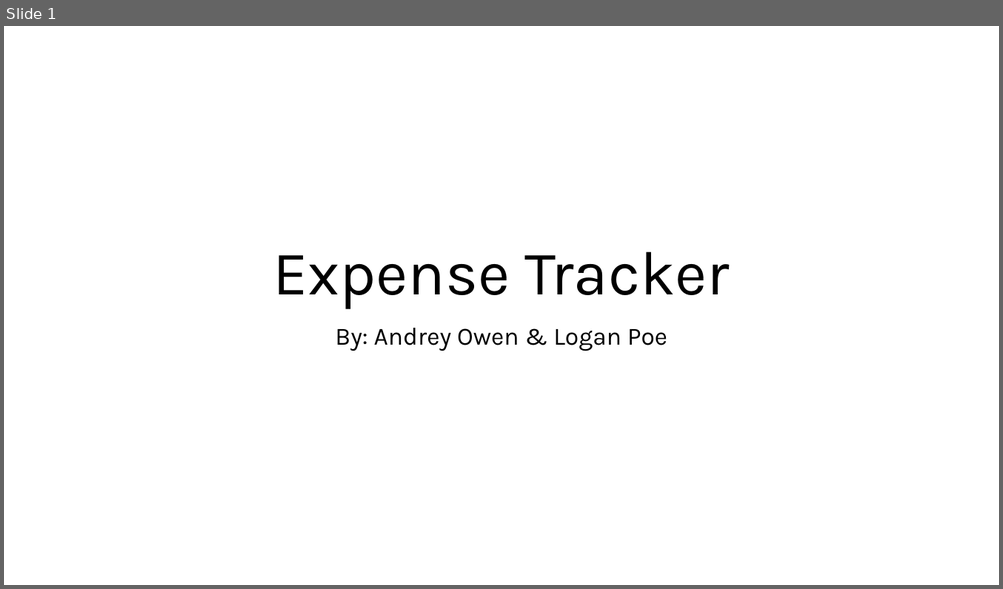
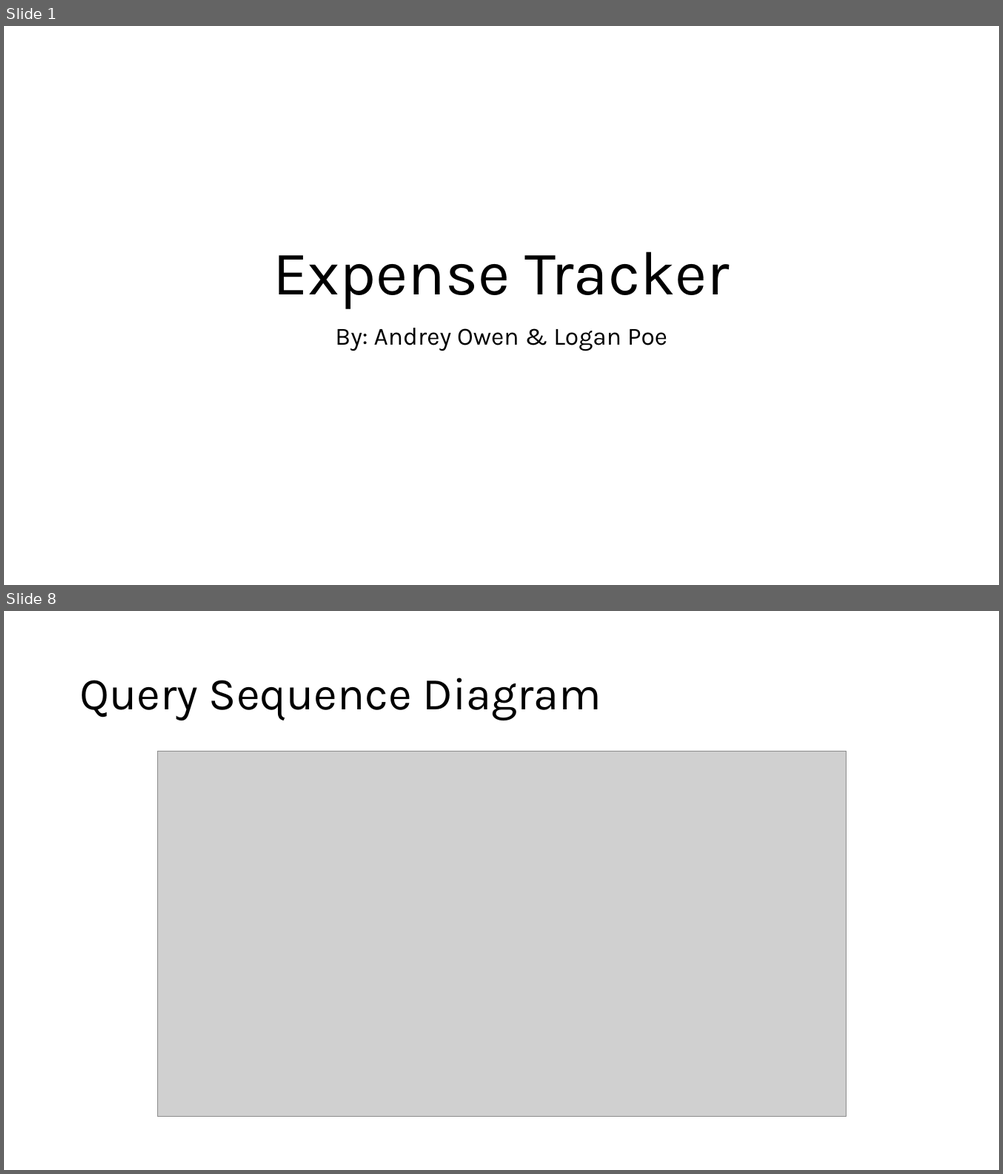
Before and after one commit to Dreymeister/ExpenseTracker, a slide deck: Documents/ASE420_ExpenseTracker.pptx. Shown one above the other, each under a label of ours: slide 1 before the commit, slides 1 and 8 after it; the slides between them are not shown. The pictures are 1003x589 and 1003x1174 pixels, drawn with LibreOffice and Linux fonts; fonts in the diff are those of the drawing; grey boxes stand for pictures. Boxes give left, top, right and bottom in pixels: in the first picture for what was removed or moved away, otherwise in the second. Text is boxed around its words. In the diff, an @@ line names an element or a change of style, - is before the commit and + after.

Commit message:
Added updated presentation and activity diagram

```diff
--- a/Documents/ASE420_ExpenseTracker.pptx
+++ b/Documents/ASE420_ExpenseTracker.pptx
@@ slide 8 added at bbox=[4, 611, 999, 1170], background #FFFFFF @@
@@ title added at bbox=[79, 678, 601, 721], 44 pt, text #000000 @@
+Query Sequence Diagram
@@ picture added at bbox=[158, 752, 846, 1117] @@
```
Also in this commit, not shown: 3 slides changed, 13 other slides added, 1 slide removed, 1 other file.
